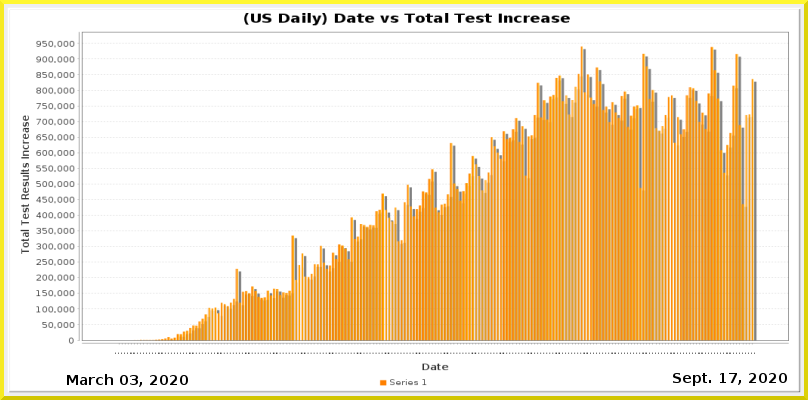
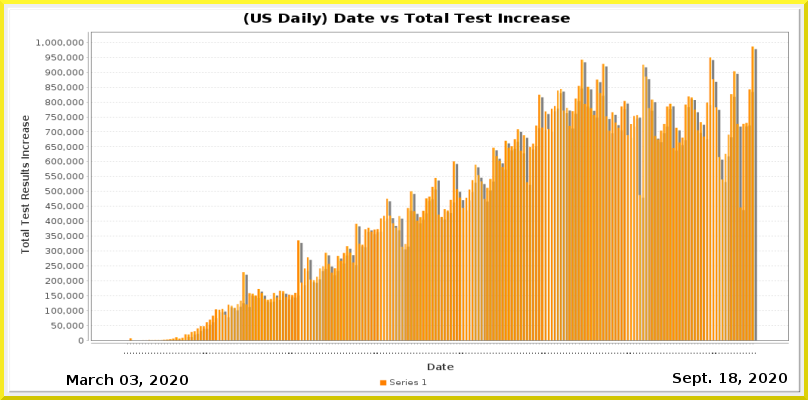
Layered file, before and after one edit (808 × 400). Changes by layer:
painted on "Current Date" over 729, 373, 737, 383
painted on "Date_vs_TestIncrease.png" over 36, 31, 789, 371
